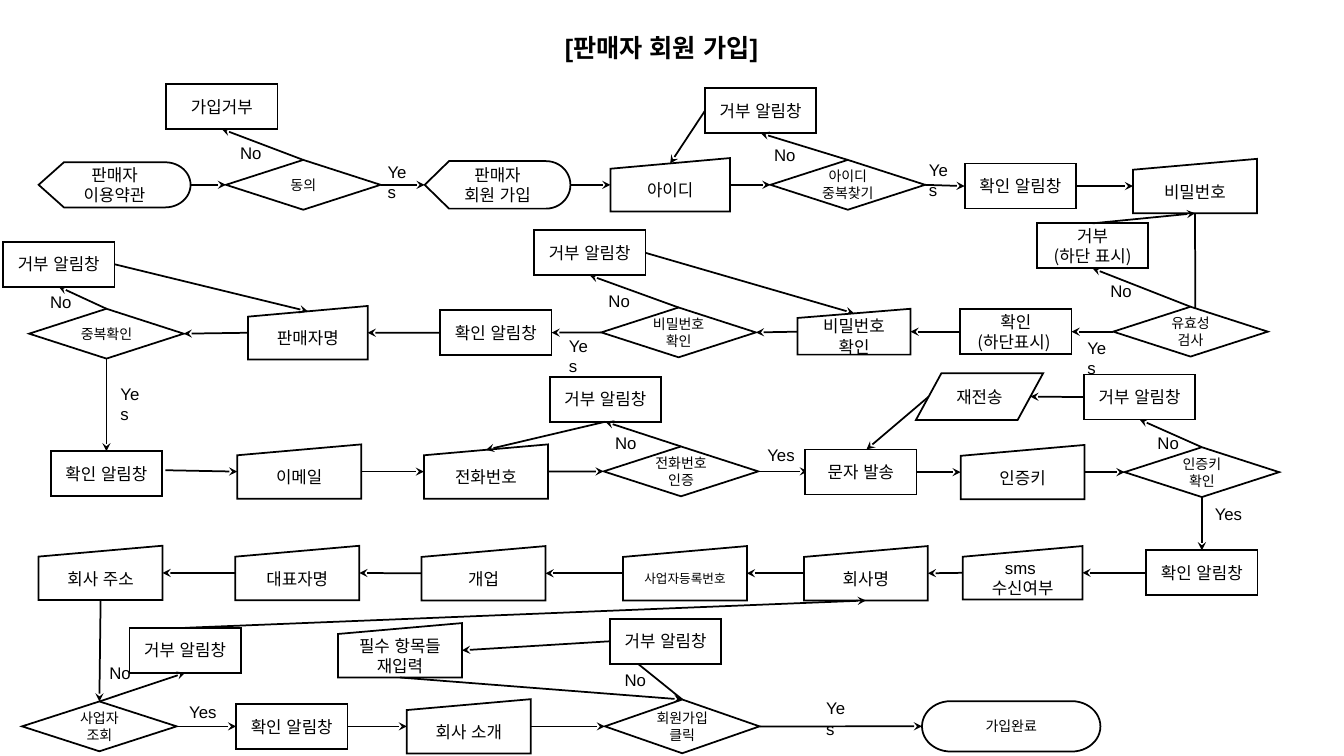
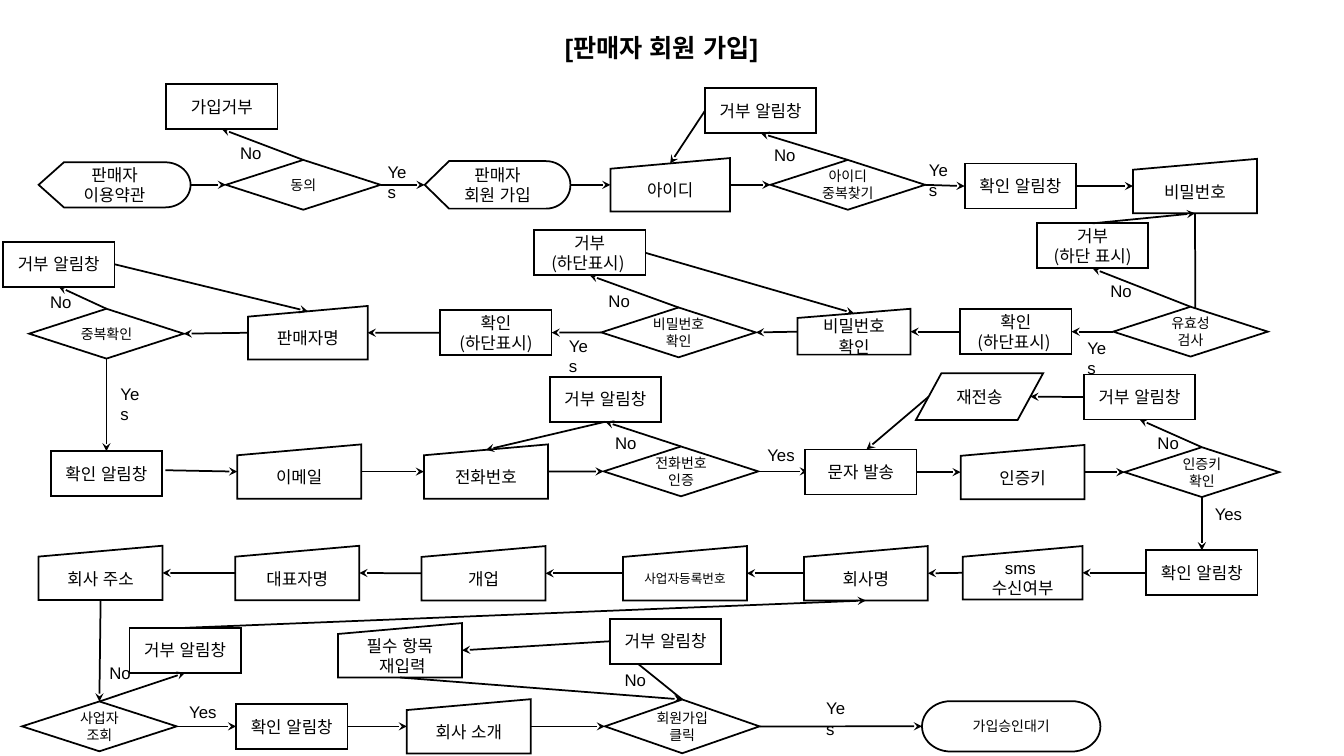
Before and after one commit to PARKJAEGWON/ecommerce7th, a slide deck: slide 4 of resource/01.기능/02.[Uranus]프로세스.pptx. Drawn at 1344x756 pixels with LibreOffice and Linux fonts; fonts in the diff are those of the drawing. Boxes give left, top, right and bottom in pixels: in the first picture for what was removed or moved away, otherwise in the second. Text is boxed around its words. In the diff, an @@ line names an element or a change of style, - is before the commit and + after.

```diff
--- a/resource/01.기능/02.[Uranus]프로세스.pptx
+++ b/resource/01.기능/02.[Uranus]프로세스.pptx
@@ text in rectangle at box(551, 235, 624, 272): text changed @@
-거부 알림창
+거부
+(하단표시)
@@ text in rectangle at box(459, 315, 532, 352): text changed @@
-확인 알림창
+확인
+(하단표시)
@@ text in flow chart manual input at box(367, 638, 433, 677): text changed @@
-필수 항목들 재입력
+필수 항목
+재입력
@@ text in pill shape at box(973, 719, 1050, 732): text changed @@
-가입완료
+가입승인대기
```
Also in this commit, not shown: 2 other slides changed, 1 slide added.
